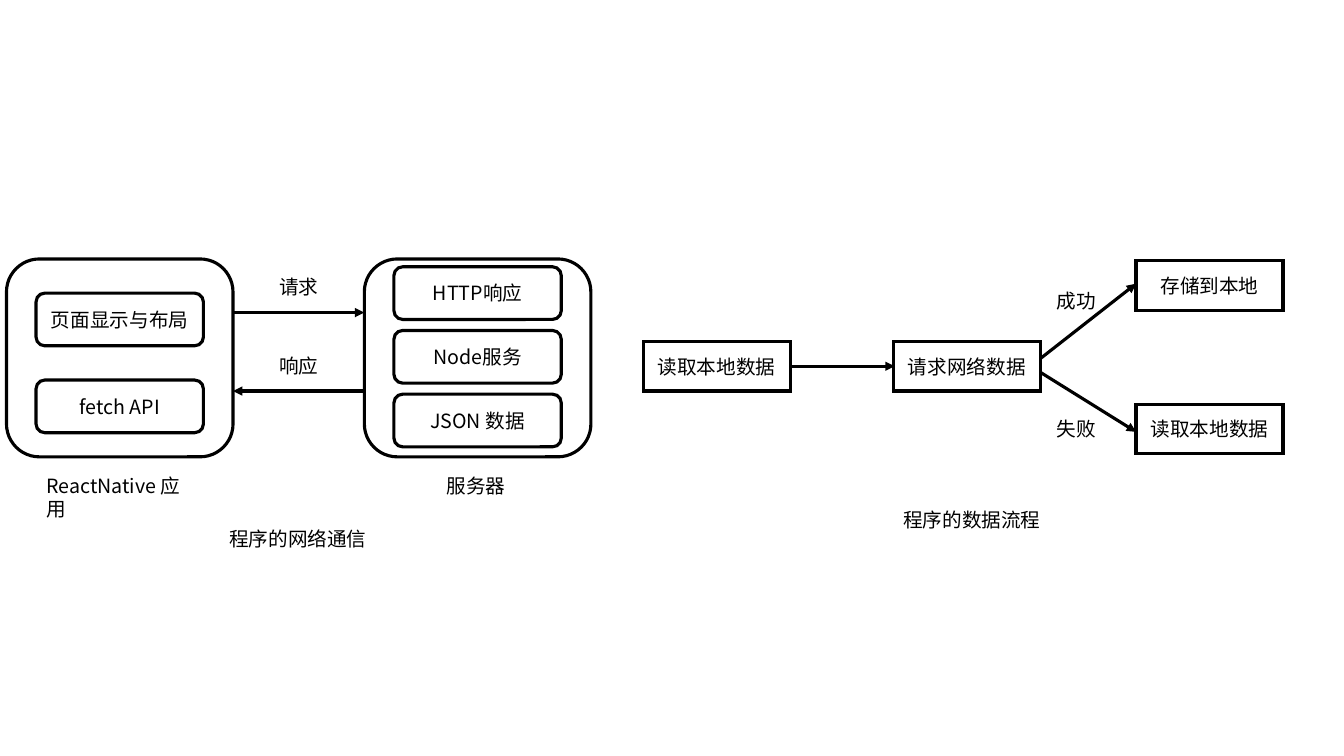
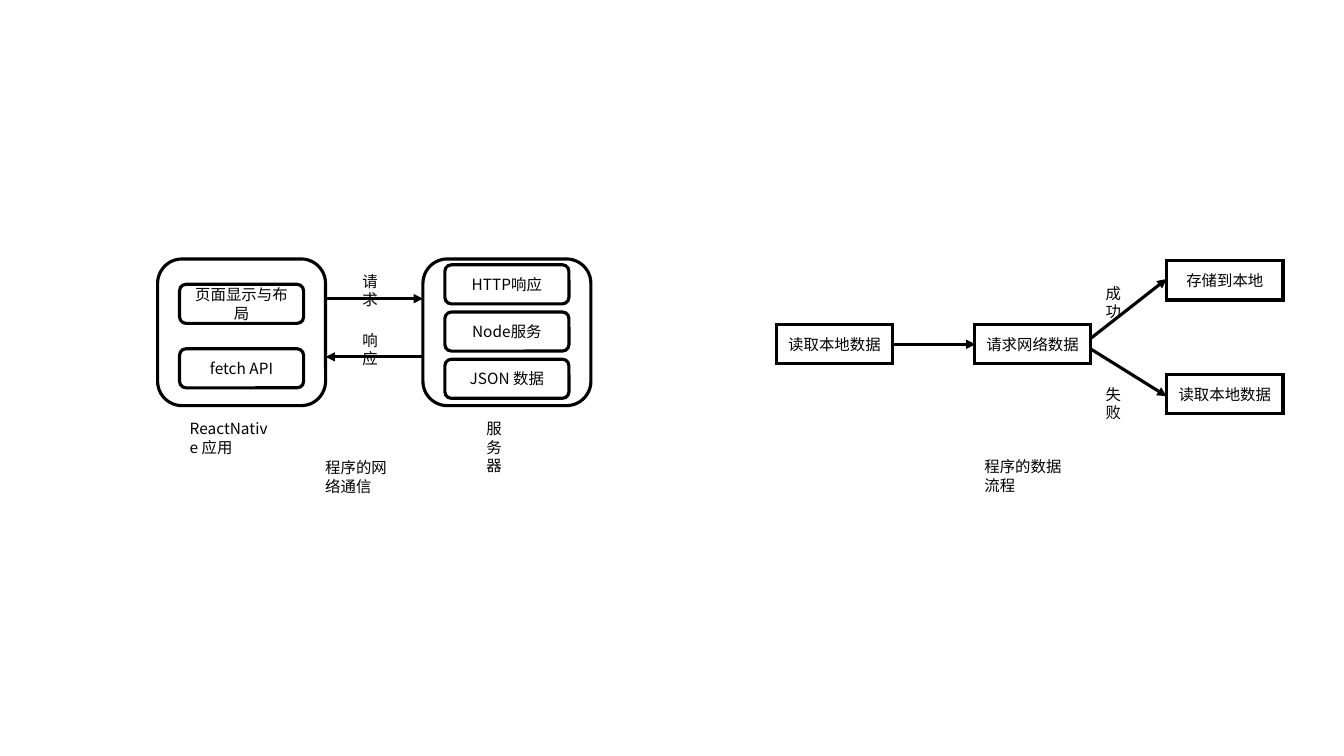
Before and after one commit to goozyshi/Gooit, a slide deck: slide 4 of Gooit自绘图标.pptx. Drawn at 1344x756 pixels with LibreOffice and Linux fonts; fonts in the diff are those of the drawing. Boxes give left, top, right and bottom in pixels: in the first picture for what was removed or moved away, otherwise in the second. Text is boxed around its words. In the diff, an @@ line names an element or a change of style, - is before the commit and + after.

```diff
--- a/Gooit自绘图标.pptx
+++ b/Gooit自绘图标.pptx
@@ rounded rectangle: place and size @@
-rounded rectangle at box(6, 259, 233, 457)
+rounded rectangle at box(157, 259, 326, 406)
@@ text "请求": place and size @@
-text "请求" at box(279, 277, 318, 296)
+text "请求" at box(362, 274, 377, 307)
@@ rounded rectangle: place and size @@
-rounded rectangle at box(364, 259, 591, 457)
+rounded rectangle at box(423, 259, 592, 406)
@@ rounded rectangle "HTTP响应": place and size @@
-rounded rectangle "HTTP响应" at box(394, 267, 562, 320)
+rounded rectangle "HTTP响应" at box(445, 265, 569, 304)
@@ rectangle "存储到本地": place and size @@
-rectangle "存储到本地" at box(1136, 261, 1284, 311)
+rectangle "存储到本地" at box(1167, 261, 1284, 300)
@@ rounded rectangle "页面显示与布局": place and size @@
-rounded rectangle "页面显示与布局" at box(36, 293, 204, 346)
+rounded rectangle "页面显示与布局" at box(179, 284, 303, 324)
@@ arrow moved from (233, 313) - (364, 313) to (326, 298) - (423, 298) @@
@@ arrow moved from (1030, 366) - (1136, 283) to (1084, 345) - (1167, 279) @@
@@ text "成功": place and size @@
-text "成功" at box(1056, 291, 1095, 310)
+text "成功" at box(1106, 286, 1121, 322)
@@ text "响应": place and size @@
-text "响应" at box(279, 356, 318, 375)
+text "响应" at box(362, 333, 377, 365)
@@ rounded rectangle "Node服务": place and size @@
-rounded rectangle "Node服务" at box(394, 331, 562, 383)
+rounded rectangle "Node服务" at box(445, 313, 569, 352)
@@ rectangle "读取本地数据": place and size @@
-rectangle "读取本地数据" at box(643, 342, 790, 391)
+rectangle "读取本地数据" at box(776, 325, 893, 364)
@@ rectangle "请求网络数据": place and size @@
-rectangle "请求网络数据" at box(893, 342, 1041, 391)
+rectangle "请求网络数据" at box(975, 325, 1092, 364)
@@ rounded rectangle "fetch API": place and size @@
-rounded rectangle "fetch API" at box(36, 380, 204, 433)
+rounded rectangle "fetch API" at box(179, 349, 303, 388)
@@ arrow moved from (364, 391) - (233, 391) to (423, 357) - (326, 357) @@
@@ rounded rectangle "JSON 数据": place and size @@
-rounded rectangle "JSON 数据" at box(394, 394, 562, 447)
+rounded rectangle "JSON 数据" at box(445, 359, 569, 398)
@@ arrow moved from (790, 366) - (895, 366) to (893, 345) - (976, 345) @@
@@ arrow moved from (1030, 366) - (1136, 432) to (1084, 345) - (1167, 396) @@
@@ text "失败": place and size @@
-text "失败" at box(1056, 419, 1095, 438)
+text "失败" at box(1106, 387, 1121, 419)
@@ rectangle "读取本地数据": place and size @@
-rectangle "读取本地数据" at box(1136, 404, 1284, 454)
+rectangle "读取本地数据" at box(1167, 374, 1284, 413)
@@ size 14 to 11 pt in 17 elements at box(1167, 261, 1284, 300), box(445, 265, 569, 304), box(1167, 374, 1284, 413), box(445, 313, 569, 352), box(1106, 286, 1121, 322), box(975, 325, 1092, 364), box(445, 359, 569, 398), box(1106, 387, 1121, 419), box(362, 274, 377, 307), box(776, 325, 893, 364), box(179, 284, 303, 324), box(362, 333, 377, 365), box(486, 421, 501, 472), box(984, 459, 1061, 493), box(179, 349, 303, 388), box(325, 460, 387, 494), box(202, 440, 233, 454) @@
@@ text "ReactNative 应用": place and size @@
-text "ReactNative 应用" at box(46, 476, 181, 518)
+text "ReactNative 应用" at box(202, 440, 233, 454)
@@ text "服务器": place and size @@
-text "服务器" at box(447, 476, 506, 495)
+text "服务器" at box(486, 421, 501, 472)
@@ text "程序的网络通信": place and size @@
-text "程序的网络通信" at box(229, 529, 366, 548)
+text "程序的网络通信" at box(325, 460, 387, 494)
@@ text "程序的数据流程": place and size @@
-text "程序的数据流程" at box(903, 510, 1040, 529)
+text "程序的数据流程" at box(984, 459, 1061, 493)
```
Also in this commit, not shown: 6 other slides changed, 12 other files.
